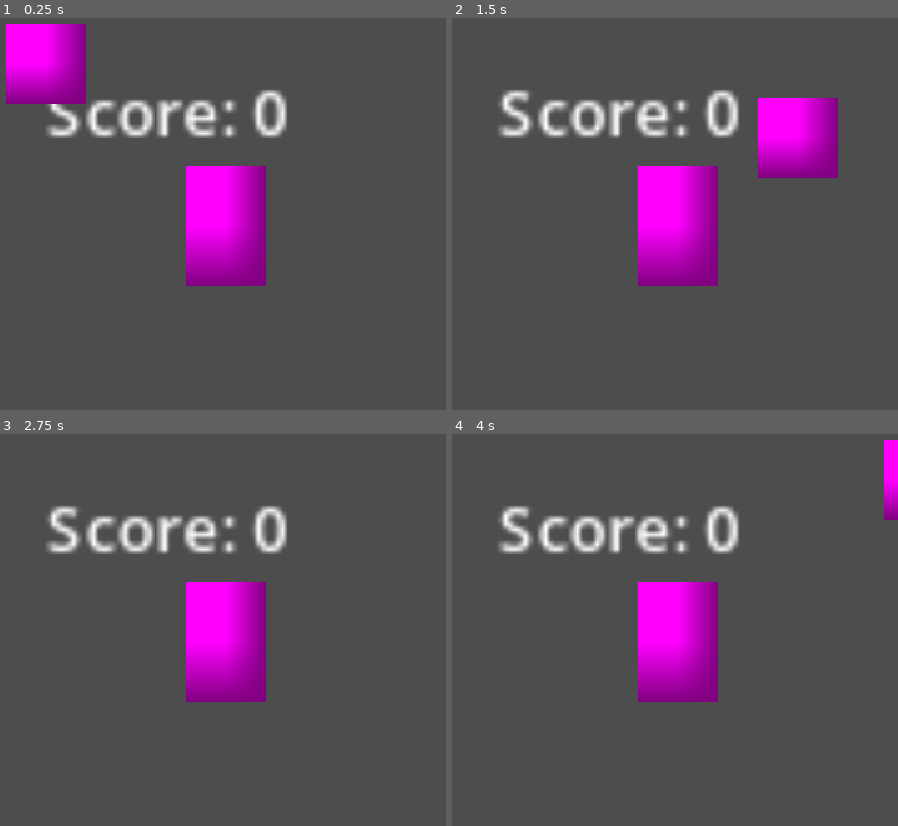
Above: before the commit, frames 1-4 (two rows, left to right).
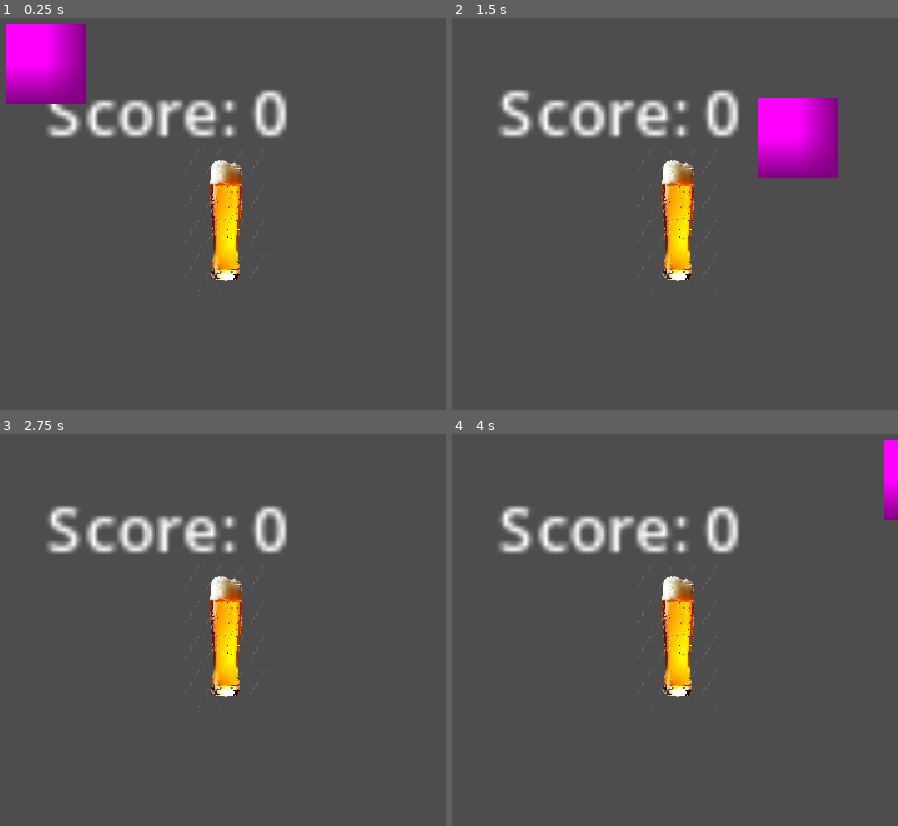
Above: after the commit, the same moments.

Repository: savagerkin/godotSnake
Game: Godot game, scene res://Scene/game.tscn
Same seed, same stepped clock (60 frames per second), same inputs: the game is played once before the commit and once after it.
Inputs:
- Up to frame 1 (0.25 s): no input
- Up to frame 2 (1.5 s): tap Enter at 0.5 s; hold D (move_right) 0.53-1.28 s; hold S (move_down) from 1.28 s (still down)
- Up to frame 3 (2.75 s): release S (move_down) at 2.03 s; hold D (move_right) from 2.03 s (still down)
- Up to frame 4 (4 s): tap Space at 2.75 s; release D (move_right) at 2.78 s; hold W (move_up) 2.78-3.53 s; tap Enter at 3.5 s; hold A (move_left) from 3.53 s (still down)

The runs differ from the first frame. In frame 1, 5.6% of the frame differs, in the area x 41-60%, y 33-70%; in frame 2, 5.6%; in frame 3, 5.6%; in frame 4, 5.6%.

Commit message:
Beery snake

Diff:
--- a/Scene/beer.tscn
+++ b/Scene/beer.tscn
@@ -1,10 +1,9 @@
 [gd_scene format=3 uid="uid://cvjwyx0parfxx"]
 
 [ext_resource type="Script" uid="uid://c6aroq6qxa64p" path="res://Scripts/beer.gd" id="1_88i5t"]
+[ext_resource type="Texture2D" uid="uid://ct10biuxdb2o8" path="res://Assets/Images/beer.png" id="2_m2sj5"]
 
 [sub_resource type="CapsuleShape2D" id="CapsuleShape2D_pq12f"]
-
-[sub_resource type="PlaceholderTexture2D" id="PlaceholderTexture2D_a08nb"]
 
 [node name="Beer" type="Area2D" unique_id=1070056326]
 script = ExtResource("1_88i5t")
@@ -13,9 +12,9 @@
 shape = SubResource("CapsuleShape2D_pq12f")
 
 [node name="Sprite2D" type="Sprite2D" parent="." unique_id=1666312239]
-position = Vector2(4.7683716e-07, -4.7683716e-07)
-scale = Vector2(20, 29.999998)
-texture = SubResource("PlaceholderTexture2D_a08nb")
+position = Vector2(-2.842171e-14, -2)
+scale = Vector2(0.0091, 0.014560001)
+texture = ExtResource("2_m2sj5")
 
 [connection signal="area_shape_entered" from="." to="." method="_on_area_shape_entered"]
 [connection signal="body_entered" from="." to="." method="_on_body_entered"]
Binary file added: Assets/Images/beer.png
Not shown, added: Assets/Images/beer.png.import
